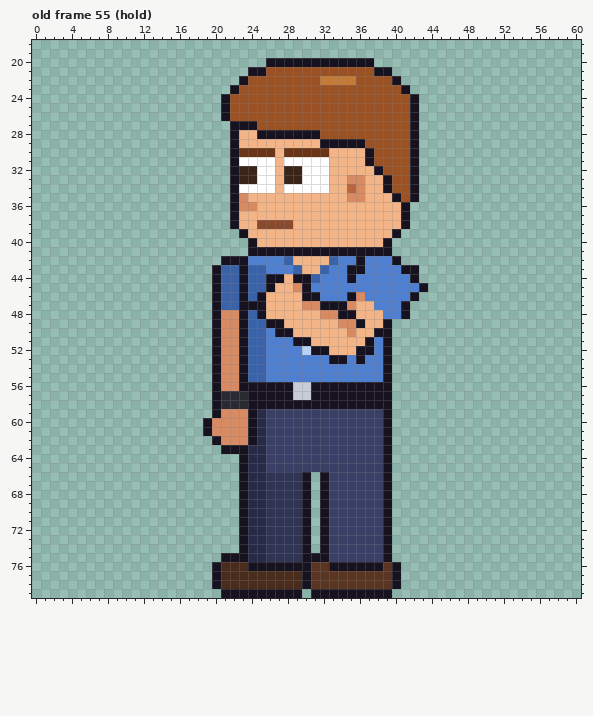
Edited in one commit: pixel-art file (sprites/custom/custom_intern_short_left_anim.aseprite). Above, as it was before the edit.
64x80 pixels, 123 frames. Colours within 5 levels of each other are drawn and written as one. Shown: old frame 55 (hold): x 0..60, y 18..79. The commit also changed other frames, which this record leaves out.
After the commit:
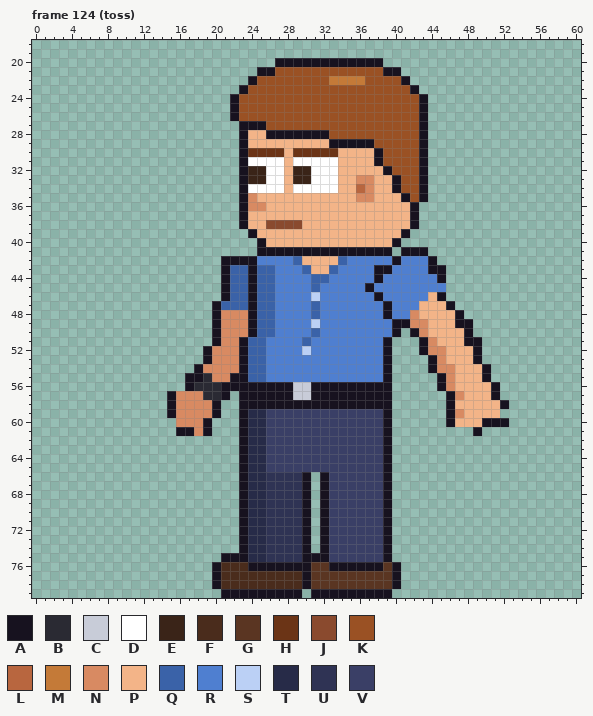
Palette (. is transparent): A #17121f  B #2a2a33  C #c8ccd8  D #ffffff  E #3a2418  F #4a2c1c  G #5a3522  H #6b3416  J #8a4a2e  K #9a5124  L #b8663f  M #c47a38  N #d88a62  P #f3b488  Q #3a62a8  R #4f7fd0  S #bbd0f5  T #272b48  U #2f3354  V #3a3f66
A new or re-ordered frame is compared with the old frame closest to it.
The edit:
frames 123 -> 129
Changed rows in their new state; - is an unchanged pixel.
Frame 124 (toss) is new; against old frame 55 (hold):
first column x 15:
20 -----------.-----------A--------------
21 ---------.-A-----------K-A------------
22 --------.A-------K---M---KA-----------
23 -------.A-----------------KA----------
24 ------.A-------------------KA---------
25 ------.A-------------------KA---------
26 ------.A-------------------KA---------
27 -------.--A----------------KA---------
28 -------.A-P------A---------KA---------
29 -------.A--------P----A----KA---------
30 -------.A---HP----H---PA---KA---------
31 -------.A---DP----D---PA---KA---------
32 -------.A-E-DP-E--D----PA--KA---------
33 -------.A-E-DP-E--D-P-N-PA-KA---------
34 -------.A---DP----D-PLN-PA-KA---------
35 -------.AN----------P-N--PAKA---------
36 -------.A-N---------------PA----------
37 -------.A-----------------PA----------
38 -------.A-P---J-----------PA----------
39 --------.A---------------PA-----------
40 ---------.A-------------PA------------
41 ---------.----------------AAA---------
42 ---------A---RQ---PQ-R----RRRA--------
43 -----.A-QA-Q--RQ-PQ-RR-AA-RRRAA-------
44 -----.A-QA-QRRRR-Q--R--A---RRRA-------
45 -----.A-QA-QRRRRQ-----A-----RRR-------
46 -----.A-QAQQRRRRS---RR-A---RRPA-------
47 --------Q-QQRRRRQRRRRRR-A-RRPPPA------
48 --------NAQQRRRRQRRRRRRRA-RNPPPPA-----
49 --------NA-QRRRRSRRRRRRRRAANNPPPAA----
50 --------NA-QRRRRQRRRRRRRRA-ANPPPPA----
51 --------------RQRRRRRRR-----ANPPPAA---
52 ----AN----------RRRRRRR-----ANNPPPA---
53 ----AN------------RR-R-------ANPPPA---
54 ---ANN-----------------------ANNPPPA--
55 --AABN-A----------------------ANPPPA--
56 --ABBBAA----------------------ANPPPPA-
57 ANNNBBA.A----------------------ANPPPA-
58 ANNNN-..A----------------------APPPPPA
59 ANNNN-..AT---------------------ANPPPP-
60 -NNN-...AT---------------------APPPAAA
61 -AAN-...AT------------------------A---
62 -----...AT----------------------------
63 ------..------------------------------
Boxes around the changes in both pictures, in picture pixels (x1, y1, x2, y2):
changed: (167, 58, 509, 454)
